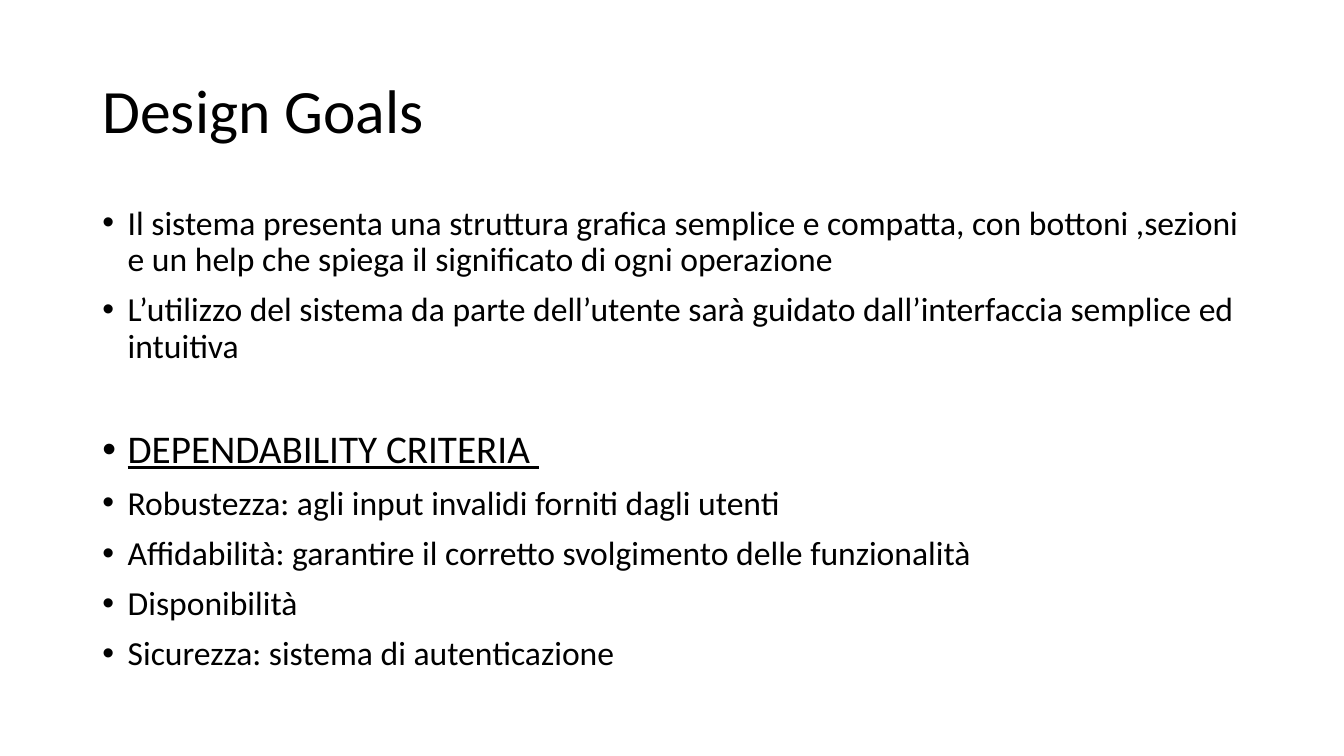
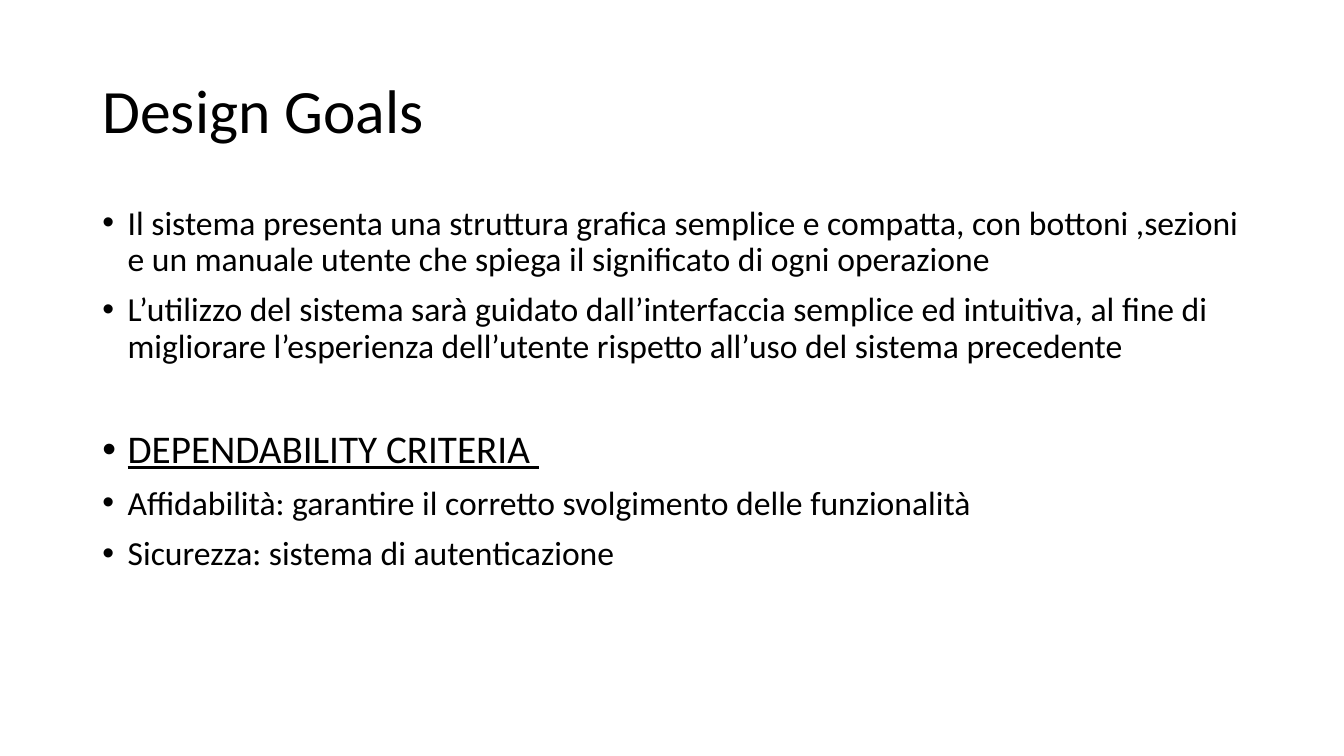
Before and after one commit to annafe/vviser-unisa, a slide deck: slide 1 of wiki/presentazione/SDD - Mavi.pptx. Drawn at 1344x756 pixels with LibreOffice and Linux fonts; fonts in the diff are those of the drawing. Boxes give left, top, right and bottom in pixels: in the first picture for what was removed or moved away, otherwise in the second. Text is boxed around its words. In the diff, an @@ line names an element or a change of style, - is before the commit and + after.

```diff
--- a/wiki/presentazione/SDD - Mavi.pptx
+++ b/wiki/presentazione/SDD - Mavi.pptx
@@ text at (128,211,1238,364): text changed @@
-• Il sistema presenta una struttura grafica semplice e compatta, con bottoni ,sezioni e un help che spiega il significato di ogni operazione
-• L’utilizzo del sistema da parte dell’utente sarà guidato dall’interfaccia semplice ed intuitiva
+• Il sistema presenta una struttura grafica semplice e compatta, con bottoni ,sezioni e un manuale utente che spiega il significato di ogni operazione
+• L’utilizzo del sistema sarà guidato dall’interfaccia semplice ed intuitiva, al fine di migliorare l’esperienza dell’utente rispetto all’uso del sistema precedente
@@ text at (128,491,779,521): paragraph removed @@
-• Robustezza: agli input invalidi forniti dagli utenti
@@ text at (128,591,298,621): paragraph removed @@
-• Disponibilità
```
Also in this commit, not shown: 5 other slides changed.
